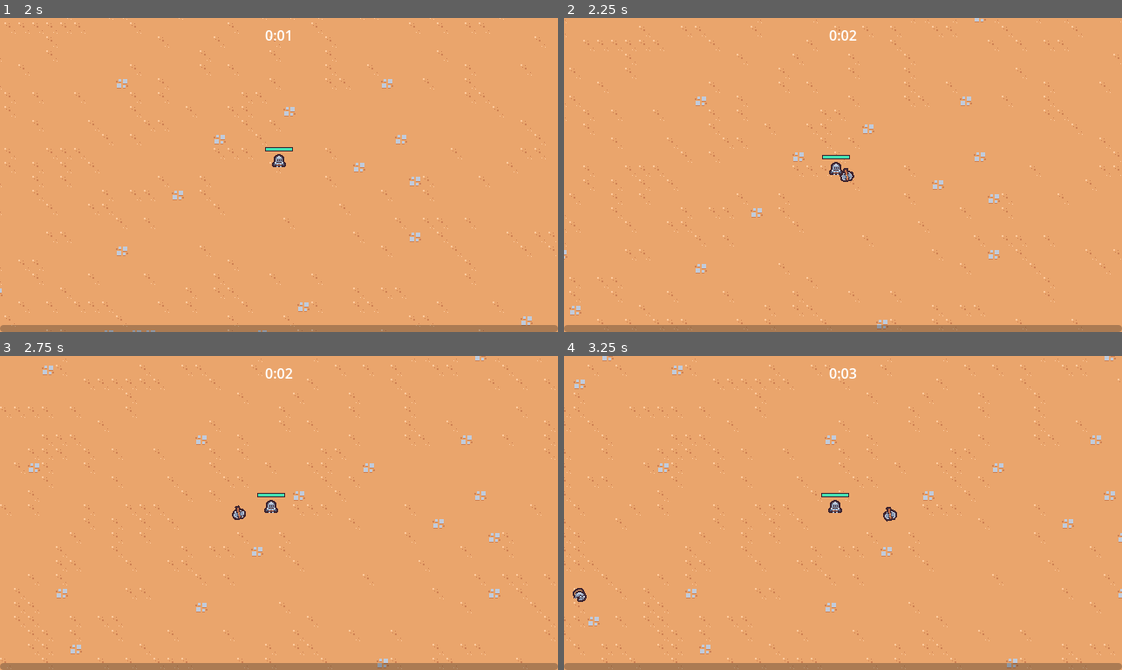
Above: before the commit, frames 1-4 (two rows, left to right).
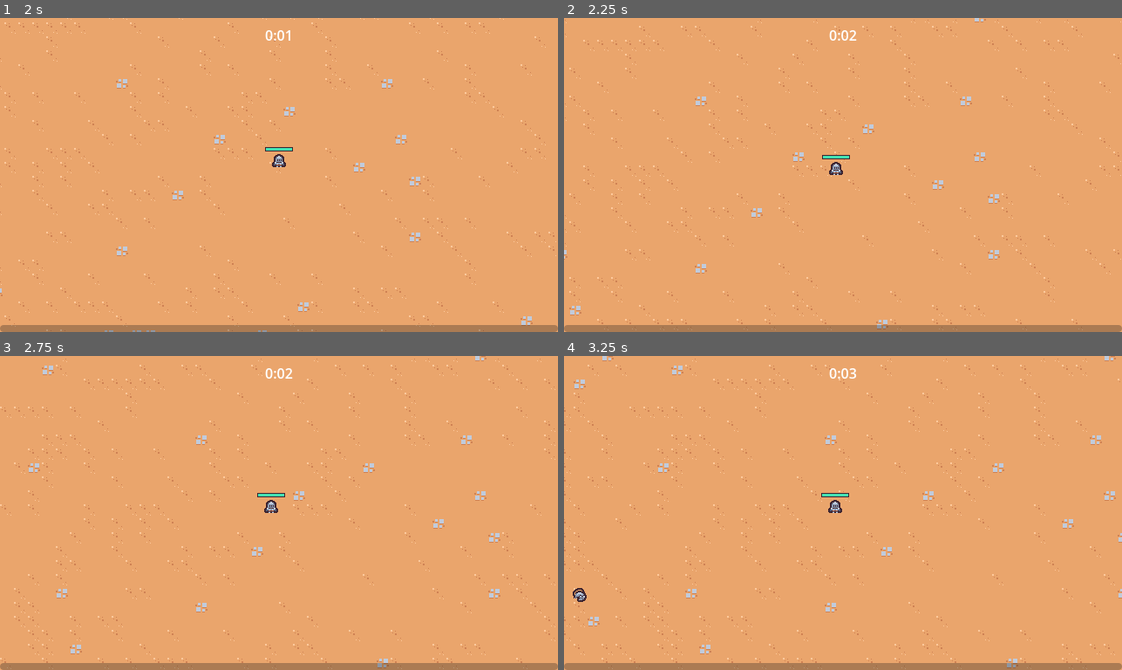
Above: after the commit, the same moments.

Repository: Marllon-Freitas/rogue-like-style-game
Game: Godot game, scene res://scenes/main/main.tscn
Same seed, same stepped clock (60 frames per second), same inputs: the game is played once before the commit and once after it.
Inputs (mouse positions are in pixels of both pictures, inside the frame that each line leads up to):
- Up to frame 1 (2 s): tap Enter at 0.5 s; move the mouse to (251, 237) at 0.52 s; press the mouse at (251, 237) at 0.53 s; hold W (move_up) from 0.53 s (still down); move the mouse to (446, 222) at 1.27 s; release the mouse at (446, 222) at 1.28 s; click (446, 222) at 1.35 s
- Up to frame 2 (2.25 s): move the mouse to (675, 127) at 2.02 s; release W (move_up) at 2.03 s; press the mouse at (675, 127) at 2.03 s; hold A (move_left) from 2.03 s (still down)
- Up to frame 3 (2.75 s): keep holding A (move_left)
- Up to frame 4 (3.25 s): keep holding A (move_left); move the mouse to (870, 513) at 2.77 s; release the mouse at (870, 513) at 2.78 s; click (870, 513) at 2.85 s

Frame 1 is identical in both runs. In frame 2, less than 0.1% of the frame differs, in the area x 49-53%, y 47-53%; in frame 3, less than 0.1%; in frame 4, less than 0.1%, in the area x 57-60%, y 48-53%.

Commit message:
feat: letting the player choose the axe as an ability

Diff:
--- /dev/null
+++ b/resources/upgrades/ability.gd
@@ -0,0 +1,4 @@
+extends AbilityUpgrade
+class_name  Ability
+
+@export var ability_controller_scene: PackedScene
--- /dev/null
+++ b/resources/upgrades/axe.tres
@@ -0,0 +1,11 @@
+[gd_resource type="Resource" script_class="Ability" load_steps=3 format=3 uid="uid://dsark2deu6yw3"]
+
+[ext_resource type="PackedScene" uid="uid://5iurk1v3hosp" path="res://scenes/abilities/axe_ability_controller/axe_ability_controller.tscn" id="1_4546e"]
+[ext_resource type="Script" path="res://resources/upgrades/ability.gd" id="2_5tndc"]
+
+[resource]
+script = ExtResource("2_5tndc")
+ability_controller_scene = ExtResource("1_4546e")
+id = "axe"
+name = "Axe"
+description = "A fucking axe bro, so cool"
--- a/scenes/game_object/player/player.gd
+++ b/scenes/game_object/player/player.gd
@@ -6,6 +6,7 @@
 @onready var damage_interval_timer = $DamageIntervalTimer
 @onready var health_component = $HealthComponent
 @onready var health_bar = $HealthBar
+@onready var abilities = $Abilities
 
 var number_colliding_body: int = 0
 
@@ -15,6 +16,7 @@
 	$CollisionArea2D.body_exited.connect(on_body_exited)
 	damage_interval_timer.timeout.connect(on_damage_interval_timer_timeout)
 	health_component.health_changed.connect(on_health_changed)
+	GameEvents.ability_upgrade_added.connect(on_ability_upgrade_added)
 	update_health_display()
 
 
@@ -51,14 +53,22 @@
 	check_deal_damage()
 
 
-func on_body_entered(other_body: Node2D):
+func on_body_entered(_other_body: Node2D):
 	number_colliding_body += 1
 	check_deal_damage()
 
 
-func on_body_exited(other_body: Node2D):
+func on_body_exited(_other_body: Node2D):
 	number_colliding_body -= 1
 
 
 func on_health_changed():
 	update_health_display()
+
+
+func on_ability_upgrade_added(ability_upgrade: AbilityUpgrade, _current_upgrades: Dictionary):
+	if not ability_upgrade is Ability:
+		return
+
+	var ability = ability_upgrade as Ability
+	abilities.add_child(ability.ability_controller_scene.instantiate())
--- a/scenes/game_object/player/player.tscn
+++ b/scenes/game_object/player/player.tscn
@@ -1,10 +1,9 @@
-[gd_scene load_steps=11 format=3 uid="uid://b3hwyhnmr5g2y"]
+[gd_scene load_steps=10 format=3 uid="uid://b3hwyhnmr5g2y"]
 
 [ext_resource type="Texture2D" uid="uid://dbpntmdi4eafk" path="res://scenes/game_object/player/player.png" id="1_byxje"]
 [ext_resource type="Script" path="res://scenes/game_object/player/player.gd" id="1_qku45"]
 [ext_resource type="PackedScene" uid="uid://xq2vjs03pdaj" path="res://scenes/abilities/sword_ability_controller/sword_ability_controller.tscn" id="2_4vin1"]
 [ext_resource type="PackedScene" uid="uid://w76i2sn13qgi" path="res://scenes/component/health_component.tscn" id="2_ha018"]
-[ext_resource type="PackedScene" uid="uid://5iurk1v3hosp" path="res://scenes/abilities/axe_ability_controller/axe_ability_controller.tscn" id="4_jcv5u"]
 
 [sub_resource type="StyleBoxFlat" id="StyleBoxFlat_n1lqo"]
 bg_color = Color(0.247059, 0.14902, 0.192157, 1)
@@ -33,11 +32,9 @@
 
 [node name="HealthComponent" parent="." instance=ExtResource("2_ha018")]
 
-[node name="AbilityManager" type="Node" parent="."]
+[node name="Abilities" type="Node" parent="."]
 
-[node name="SwordAbilityController" parent="AbilityManager" instance=ExtResource("2_4vin1")]
-
-[node name="AxeAbilityController" parent="AbilityManager" instance=ExtResource("4_jcv5u")]
+[node name="SwordAbilityController" parent="Abilities" instance=ExtResource("2_4vin1")]
 
 [node name="DamageIntervalTimer" type="Timer" parent="."]
 wait_time = 0.5
--- a/scenes/manager/upgrade_manager.gd
+++ b/scenes/manager/upgrade_manager.gd
@@ -1,4 +1,6 @@
 extends Node
+
+const QUANTITY_OF_UPGRADES_TO_CHOOSE = 2
 
 @export var upgrade_pool: Array[AbilityUpgrade]
 @export var experience_manager: Node
@@ -11,17 +13,6 @@
 	experience_manager.level_up.connect(on_level_up)
 
 
-func on_level_up(current_level: int):
-	var chosen_upgrade = upgrade_pool.pick_random()
-	if chosen_upgrade == null:
-		return
-
-	var upgrade_screen_instance = upgrade_screen_scene.instantiate()
-	add_child(upgrade_screen_instance)
-	upgrade_screen_instance.set_ability_upgrades([chosen_upgrade] as Array[AbilityUpgrade])
-	upgrade_screen_instance.upgrade_selected.connect(on_upgrade_selected)
-
-
 func aplly_upgrade(upgrade: AbilityUpgrade):
 	var has_upgrade = current_upgrades.has(upgrade.id)
 	if !has_upgrade:
@@ -32,5 +23,26 @@
 	GameEvents.emit_ability_upgrade_added(upgrade, current_upgrades)
 
 
+func pick_upgrades():
+	var chosen_upgrades: Array[AbilityUpgrade] = []
+	var filtered_upgrades = upgrade_pool.duplicate()
+	for i in QUANTITY_OF_UPGRADES_TO_CHOOSE:
+		var chosen_upgrade = filtered_upgrades.pick_random() as AbilityUpgrade
+		chosen_upgrades.append(chosen_upgrade)
+		filtered_upgrades = filtered_upgrades.filter(
+			func(upgrade): return upgrade.id != chosen_upgrade.id
+		)
+
+	return chosen_upgrades
+
+
 func on_upgrade_selected(upgrade: AbilityUpgrade):
 	aplly_upgrade(upgrade)
+
+
+func on_level_up(current_level: int):
+	var upgrade_screen_instance = upgrade_screen_scene.instantiate()
+	add_child(upgrade_screen_instance)
+	var chosen_upgrades = pick_upgrades()
+	upgrade_screen_instance.set_ability_upgrades(chosen_upgrades as Array[AbilityUpgrade])
+	upgrade_screen_instance.upgrade_selected.connect(on_upgrade_selected)
--- a/scenes/manager/upgrade_manager.tscn
+++ b/scenes/manager/upgrade_manager.tscn
@@ -1,10 +1,11 @@
-[gd_scene load_steps=4 format=3 uid="uid://cp6ulr67kshst"]
+[gd_scene load_steps=5 format=3 uid="uid://cp6ulr67kshst"]
 
 [ext_resource type="Script" path="res://scenes/manager/upgrade_manager.gd" id="1_ovgci"]
 [ext_resource type="Resource" uid="uid://c3jcnkhbsxauy" path="res://resources/upgrades/sword_rate.tres" id="2_03trs"]
+[ext_resource type="Resource" uid="uid://dsark2deu6yw3" path="res://resources/upgrades/axe.tres" id="3_6bclo"]
 [ext_resource type="PackedScene" uid="uid://bsxfusp5uvl06" path="res://scenes/ui/upgrade_screen.tscn" id="3_lh4ph"]
 
 [node name="UpgradeManager" type="Node"]
 script = ExtResource("1_ovgci")
-upgrade_pool = Array[Resource("res://resources/upgrades/ability_upgrade.gd")]([ExtResource("2_03trs")])
+upgrade_pool = Array[Resource("res://resources/upgrades/ability_upgrade.gd")]([ExtResource("2_03trs"), ExtResource("3_6bclo")])
 upgrade_screen_scene = ExtResource("3_lh4ph")
